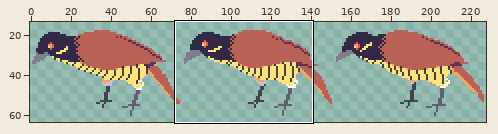
Two states of a sprite sheet, Assets/Sprites/female04.png. Above, an overview of the earlier version with the close-up marked.
Close-up. First the earlier version:
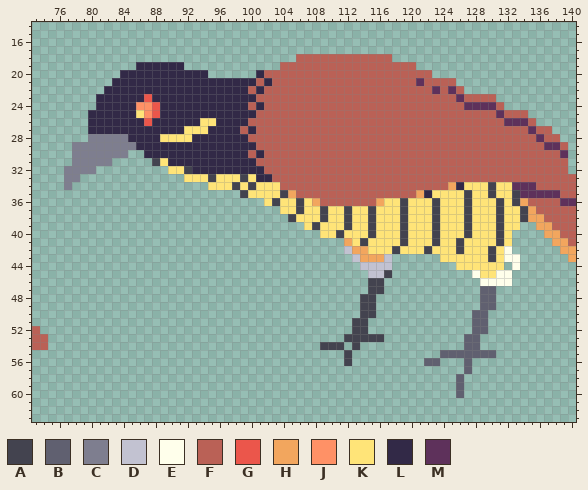
The file is 456x128 pixels, drawn in blocks of 2x2; one block is one cell here. Shown: x 73..140, y 14..63. The wide view leaves out empty margins. The commit also changed other parts of the picture, which this record leaves out.
Palette (. is transparent): A #43434f  B #606070  C #7e7e8f  D #c2c2d1  E #ffffeb  F #ba6156  G #eb564b  H #f2a65e  J #ff9166  K #ffe478  L #322947  M #5e315b
Pixels before (only the part around the change), first column x 73:
14 ....................................................................
15 ....................................................................
16 ....................................................................
17 ....................................................................
18 .................................FFFFFFFFFFFF.......................
19 .............LLLLLL............FFFFFFFFFFFFFFFFF....................
20 ...........LLLLLLLLLLL......LFFFFFFFFFFFFFFFFFFFFF..................
21 ..........LLLLLLLLLLLLLLLLLLFLFFFFFFFFFFFFFFFFFFMFFFF...............
22 .........LLLLLLLLLLLLLLLLLLFLFFFFFFFFFFFFFFFFFFFFFMFMF..............
23 ........LLLLLLGLLLLLLLLLLLLLFFFFFFFFFFFFFFFFFFFFFFFFFMFFFF..........
24 ........LLLLLJJGLLLLLLLLLLLFLFFFFFFFFFFFFFFFFFFFFFFFFFMMMMF.........
25 .......LLLLLLKJGLLLLLLLLLLLLFFFFFFFFFFFFFFFFFFFFFFFFFFFFFFMFFF......
26 .......LLLLLLLGLLLLLLKKLLLLFFFFFFFFFFFFFFFFFFFFFFFFFFFFFFFFMMMF.....
27 .......LLLLLLLLLLLLKKKLLLLFLFFFFFFFFFFFFFFFFFFFFFFFFFFFFFFFFFFMFF...
28 .......CCCCCLLLLKKKKLLLLLLLFFFFFFFFFFFFFFFFFFFFFFFFFFFFFFFFFFFFMFF..
29 .....CCCCCCCCLLLLLLLLLLLLLLLFFFFFFFFFFFFFFFFFFFFFFFFFFFFFFFFFFFFMMF.
30 .....CCCCCCC..LLLLLLLLLLLLLFLFFFFFFFFFFFFFFFFFFFFFFFFFFFFFFFFFFFFFM.
31 .....CCCCC.....AKLLLLLLLLLLLFFFFFFFFFFFFFFFFFFFFFFFFFFFFFFFFFFFFFFF.
32 ....CCCC.........KKALLLLLLLLLFFFFFFFFFFFFFFFFFFFFFFFFFFFFFFFFFFFFFF.
33 ....CC.............KKKAKKKAKLLFFFFFFFFFFFFFFFFFFFFFFFFFFFFFFFFFFFFFF
34 ....C.................KKKAKAKKKFFFFFFFFFFFFFFFFFFFFFHLKKKAKKMMMFFFFF
35 ..........................AKKKKAHFFFFFFFFFFFFFFFHLKKKKAKKAKKAMMMMMFF
36 .............................KAKKAKHFFFFFFFHKKAKKKAKKKAKKKAKAHFFFFMM
37 ...............................KKAKKAKKAKKAKKKAKKKAKKKAKKKAKKAHFFFFF
38 ................................AKKKAKKAKKAKKKAKKKAKKKAKKKAKKAHHFFFF
39 ..................................KAKKKAKKAKKKAKKKAKKKAKKKAKK..HHFFF
40 ....................................KKAKKKAKKKAKKKAKKKAKKKAK....HHFF
41 .......................................HKAKKKKAKKKAKKAKKKKAK.....HHF
42 .......................................DHHKKKAKKKAKKKAKKKAKE......HH
43 ........................................DHHHD......KKKKKKAKEE......H
44 .........................................DDDD........KKKKKK.E.......
45 ..........................................DDA..........EKKEE........
46 ..........................................AA............EEEE........
47 ..........................................AA............BB..........
48 .........................................AA.............BB..........
49 .........................................AA.............BB..........
50 .........................................AA............BB...........
51 ........................................AA.............BB...........
52 F.......................................AA.............BB...........
53 FF.....................................AAAAA..........BB............
54 FF..................................AAA.A.............BB............
55 .......................................A...........BBBBBBB..........
56 .......................................A.........BB...B.............
57 ......................................................B.............
58 .....................................................B..............
59 .....................................................B..............
60 .....................................................B..............
61 ....................................................................
62 ....................................................................
63 ....................................................................
Now the later version:
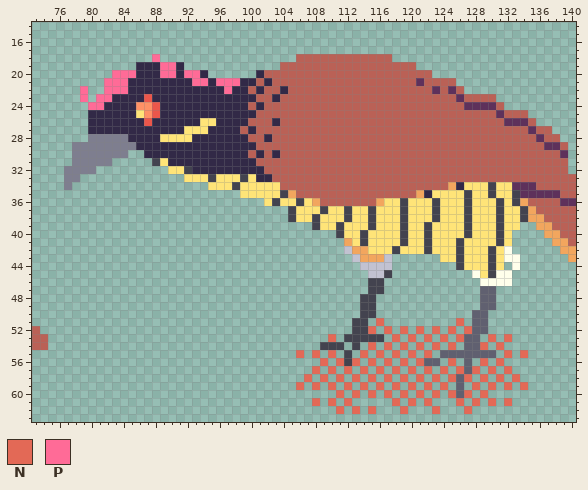
Colours new in this view: N #e36956  P #ff6b97
Changes in this commit:
y 18: x 88 . -> P
y 19: x 89..90 LL -> PP
y 20: x 83..85 .LL -> PPP; x 89..90 LL -> PP; x 92..93 LL -> PP
y 21: x 82..84 .LL -> PPP; x 93..94 LL -> PP; x 96..98 LLL -> PPP
y 22: x 79 . -> P; x 82..84 LLL -> PPP; x 97 L -> P; x 104 F -> L
y 23: x 79 . -> P; x 81..82 LL -> PP; x 103 F -> L
y 24: x 80..81 .L -> PP
y 26: x 103 F -> L
y 28: x 102 F -> L
y 30: x 103 F -> L
y 34: x 100 A -> K
y 35: x 99 A -> K
y 37: x 104..106 KKA -> .AK
y 38: x 108..109 KA -> AK
y 39: x 107 K -> .; x 111..112 KA -> AK; x 122..123 KA -> AK
y 40: x 109..110 KK -> ..; x 114..115 KA -> AK; x 122..123 KA -> AK
y 41: x 122..123 KA -> AK
y 43: x 126 K -> A
y 44: x 126 K -> A; x 130 K -> A
y 45: x 130 K -> A
y 51: x 116 . -> N; x 126 . -> N
y 52: x 115 . -> N; x 117 . -> N; x 119 . -> N; x 121 . -> N; x 123 . -> N; x 125 . -> N; x 127 . -> N
y 53: x 110 . -> N; x 118 . -> N; x 120 . -> N; x 122 . -> N; x 124 . -> N; x 126 . -> N; x 130 . -> N; x 132 . -> N
y 54: x 115 . -> N; x 117 . -> N; x 119 . -> N; x 121 . -> N; x 123 . -> N; x 125 . -> N; x 129 . -> N; x 131 . -> N
y 55: x 106 . -> N; x 108 . -> N; x 110 . -> N; x 114 . -> N; x 116 . -> N; x 118 . -> N; x 120 . -> N; x 122 . -> N; x 132 . -> N; x 134 . -> N
y 56: x 109 . -> N; x 111 . -> N; x 113 . -> N; x 115 . -> N; x 117 . -> N; x 119 . -> N; x 121 . -> N; x 125 . -> N; x 129 . -> N; x 131 . -> N
y 57: x 108 . -> N; x 110 . -> N; x 112 . -> N; x 114 . -> N; x 116 . -> N; x 118 . -> N; x 120 . -> N; x 122 . -> N; x 124 . -> N; x 126 . -> N; x 128 . -> N; x 130 . -> N; x 132 . -> N
y 58: x 107 . -> N; x 109 . -> N; x 111 . -> N; x 113 . -> N; x 115 . -> N; x 117 . -> N; x 119 . -> N; x 121 . -> N; x 123 . -> N; x 125 . -> N; x 127 . -> N; x 129 . -> N; x 131 . -> N; x 133 . -> N
y 59: x 106 . -> N; x 108 . -> N; x 110 . -> N; x 112 . -> N; x 114 . -> N; x 116 . -> N; x 118 . -> N; x 120 . -> N; x 122 . -> N; x 124 . -> N; x 128 . -> N; x 130 . -> N; x 132 . -> N; x 134 . -> N
y 60: x 111 . -> N; x 113 . -> N; x 115 . -> N; x 117 . -> N; x 119 . -> N; x 121 . -> N; x 123 . -> N; x 125 . -> N; x 127 . -> N; x 129 . -> N
y 61: x 108 . -> N; x 110 . -> N; x 112 . -> N; x 118 . -> N; x 120 . -> N; x 122 . -> N; x 126 . -> N; x 128 . -> N; x 130 . -> N; x 132 . -> N
y 62: x 111 . -> N; x 113 . -> N; x 115 . -> N; x 119 . -> N; x 123 . -> N; x 127 . -> N
Changed places in both close-ups, as pixel boxes (x1, y1, x2, y2):
changed: (80, 54, 240, 110)
changed: (240, 86, 376, 238)
changed: (424, 222, 464, 270)
changed: (488, 262, 496, 278)
added: (296, 318, 528, 414)
